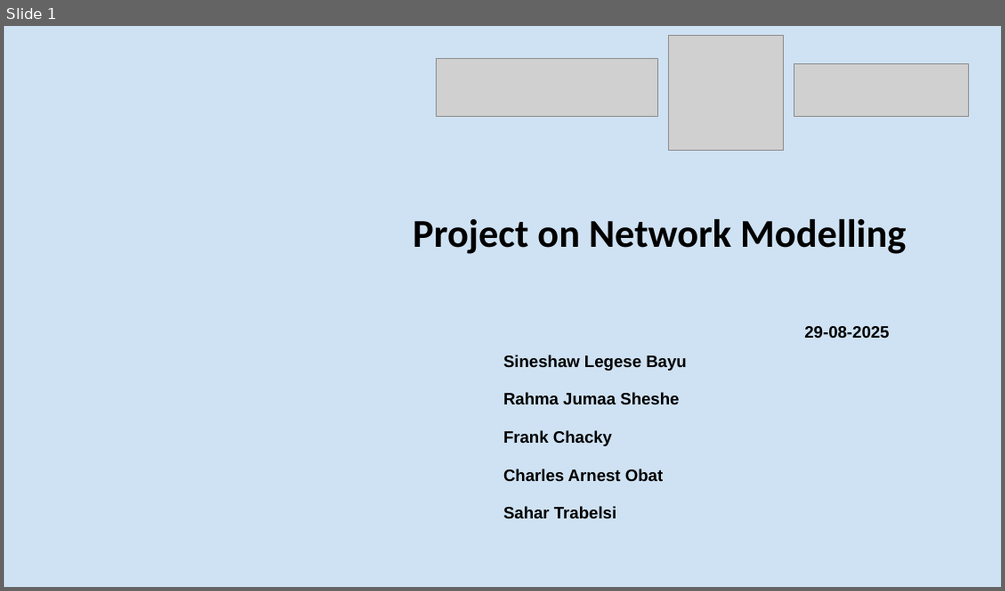
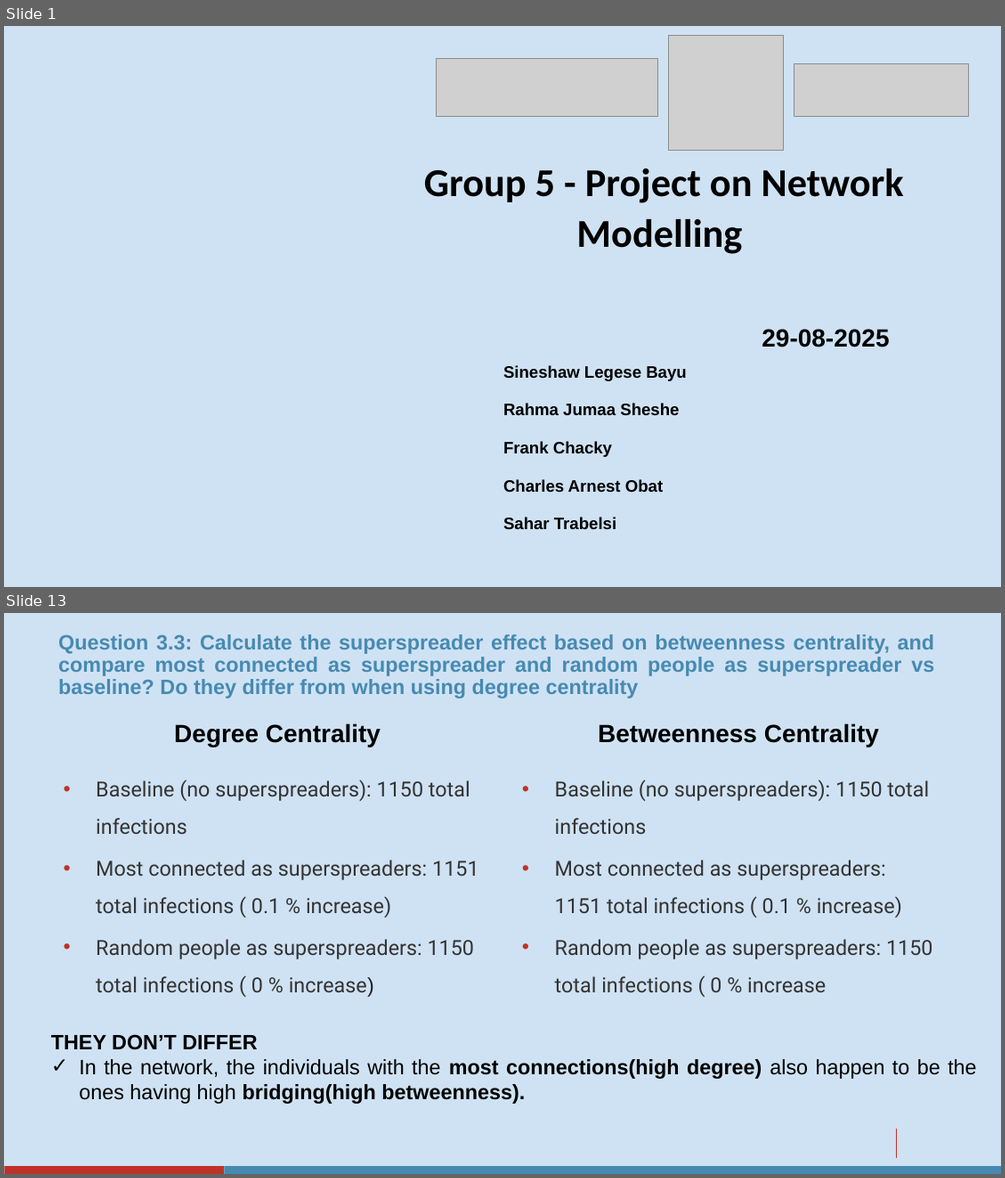
Before and after one commit to sineshawl/Malaria_Training_Network_Modelling, a slide deck: Mathematical Modelling Project - Group 5.pptx. Shown one above the other, each under a label of ours: slide 1 before the commit, slides 1 and 13 after it; the slides between them are not shown. The pictures are 1005x591 and 1005x1178 pixels, drawn with LibreOffice and Linux fonts; fonts in the diff are those of the drawing; grey boxes stand for pictures. Boxes give left, top, right and bottom in pixels: in the first picture for what was removed or moved away, otherwise in the second. Text is boxed around its words. In the diff, an @@ line names an element or a change of style, - is before the commit and + after.

```diff
--- a/Mathematical Modelling Project - Group 5.pptx
+++ b/Mathematical Modelling Project - Group 5.pptx
@@ slide 13 added at (x1=4, y1=613, x2=1001, y2=1174), background #CFE2F3 @@
@@ title added at (x1=58, y1=634, x2=934, y2=698), 20 pt, text #468AB2, bold @@
+Question 3.3: Calculate the superspreader effect based on betweenness centrality, and compare most connected as superspreader and random people as superspreader vs baseline? Do they differ from when using degree centrality
@@ text added at (x1=174, y1=723, x2=380, y2=747), 24 pt, text #000000, bold @@
+Degree Centrality
@@ text added at (x1=598, y1=723, x2=879, y2=747), 24 pt, text #000000, bold @@
+Betweenness Centrality
@@ text added at (x1=96, y1=779, x2=479, y2=997), 20 pt, text #333333 @@
+• Baseline (no superspreaders): 1150 total infections
+• Most connected as superspreaders: 1151 total infections ( 0.1 % increase)
+• Random people as superspreaders: 1150 total infections ( 0 % increase)
@@ text added at (x1=555, y1=779, x2=933, y2=992), 20 pt, text #333333 @@
+• Baseline (no superspreaders): 1150 total infections
+• Most connected as superspreaders: 1151 total infections ( 0.1 % increase)
+• Random people as superspreaders: 1150 total infections ( 0 % increase
@@ text added at (x1=51, y1=1034, x2=976, y2=1103), 20 pt, text #000000, bold @@
+THEY DON’T DIFFER
+✓ In the network, the individuals with the most connections(high degree) also happen to be the ones having high bridging(high betweenness).
@@ line added from (896, 1129) to (896, 1158), #BF3227 0.75 pt @@
@@ rectangle added at (x1=4, y1=1166, x2=224, y2=1174), fill #BF3227 @@
@@ rectangle added at (x1=224, y1=1166, x2=1001, y2=1174), fill #468AB2 @@
@@ slide 1 changed as well @@
@@ text at (x1=424, y1=168, x2=904, y2=254): text changed @@
-Project on Network Modelling
+Group 5 - Project on Network Modelling
@@ text at (x1=761, y1=329, x2=889, y2=347): size 16 to 24 pt in "29-08-2025" @@
```
Also in this commit, not shown: 2 other slides changed, 13 other slides added, 5 slides removed, 7 other files.
